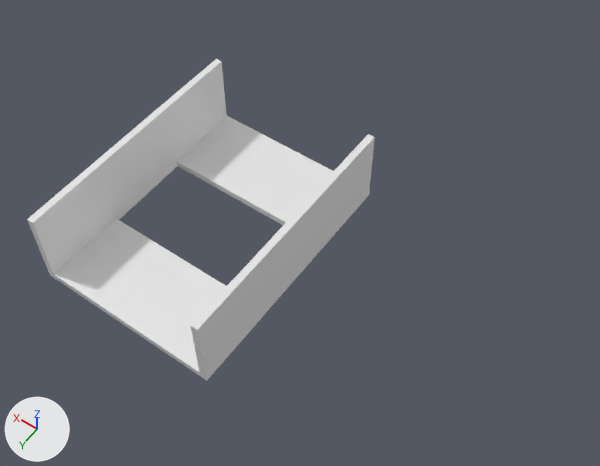
The Blender file Nozzle.blend: old version first, new version second.
One viewpoint serves both versions: a 50 mm lens placed at (-22.3, 27.8, 39.7), pointed at (-4.3, 2.6, 0.1). Arrows for +X, +Y and +Z are at lower left; the lights stay in place.
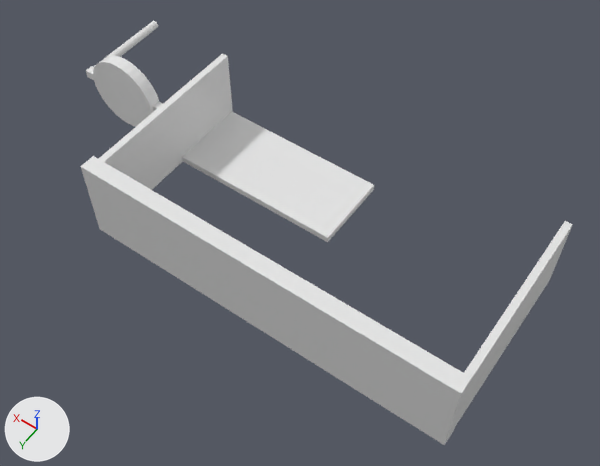
Commit message: updated nozzle

Where the newer file only moved an object's origin or applied its transform, the numbers keep the older frame.

Edits to the bpy script that builds the scene:
```text
Change me_cube_001:
    where me_cube_001.from_pydata(...)  # 8 vertices, 6 faces; spans x -1.0..1.0, y -1.0..1.0, z -1.0..1.0
    used by ob_cube_001; location = (0.0, 10.91, 0.0); scale = (5.94, 2.59, 0.22)
    me_cube_001 part 1
    me_cube_001.vertices[0].co: (1.0, 1.0, 1.0) -> (1.0, -0.61, 24.6)  # pixel (47, 270) -> pixel (80, 166)
    me_cube_001.vertices[1].co: (1.0, 1.0, -1.0) -> (1.0, -0.61, -0.95)  # pixel (49, 274) -> pixel (99, 229)
    me_cube_001.vertices[2].co: (1.0, -1.0, 1.0) -> (1.0, -1.0, 24.6)  # not seen -> pixel (93, 155)
    me_cube_001.vertices[3].co: (1.0, -1.0, -1.0) -> (1.0, -1.0, -0.95)
    me_cube_001.vertices[4].co: (-1.0, 1.0, 1.0) -> (-3.04, -0.61, 24.6)  # pixel (206, 376) -> pixel (461, 393)
    me_cube_001.vertices[5].co: (-1.0, 1.0, -1.0) -> (-3.04, -0.61, -0.95)  # pixel (206, 380) -> pixel (444, 445)
    me_cube_001.vertices[6].co: (-1.0, -1.0, 1.0) -> (-3.04, -1.0, 24.6)  # pixel (264, 309) -> pixel (471, 377)
    me_cube_001.vertices[7].co: (-1.0, -1.0, -1.0) -> (-3.04, -1.0, -0.95)  # pixel (265, 313) -> pixel (454, 430)
Change me_cube_002:
    where me_cube_002.from_pydata(...)  # 8 vertices, 6 faces; spans x -1.0..1.0, y -1.0..1.0, z -1.0..1.0
    used by ob_cube_002; location = (-5.72, 5.47, 2.37); rotation_euler = (1.571, 0.0, 1.571), in degrees (90, 0, 90); scale = (8.02, 2.59, 0.22)
    me_cube_002 part 2: the whole mesh is scaled about its middle by (0.779, 1, 1), then moved by (-0.3, 0.0, -54.82)
Change me_cube_003:
    where me_cube_003.from_pydata(...)  # 8 vertices, 6 faces; spans x -1.0..1.0, y -1.0..1.0, z -1.0..1.0
    used by ob_cube_003; location = (5.71, 5.47, 2.37); rotation_euler = (1.571, 0.0, 1.571), in degrees (90, 0, 90); scale = (8.02, 2.59, 0.22)
    me_cube_003 part 3: the whole mesh is scaled about its middle by (0.779, 1, 1), then moved by (-0.3, 0.0, 0.0)
Add me_cube_006:
    me_cube_006.from_pydata(...)  # a box spanning x -1.0..1.0, y -1.0..1.0, z -1.0..1.0
Add me_cylinder_001:
    me_cylinder_001.from_pydata(...)  # a 32-sided cylinder along z spanning x -1.0..1.0, y -1.0..1.0, z -1.0..1.0
Change ob_cube:
    ob_cube.location: (0.0, 0.0, 0.0) -> (0.0, -0.51, 0.0)
Add ob_cube_005:
    ob_cube_005 = bpy.data.objects.new('Cube.005', me_cube_006)
    ob_cube_005.location = (9.83, -0.57, 0.02)
    ob_cube_005.rotation_euler = (0.0, 3.142, 0.0)  # degrees (0, 180, 0)
    ob_cube_005.scale = (0.708, 0.3, 0.3)
Add ob_cylinder_001:
    ob_cylinder_001 = bpy.data.objects.new('Cylinder.001', me_cylinder_001)
    ob_cylinder_001.location = (16.15, -3.78, 0.0)
    ob_cylinder_001.rotation_euler = (1.571, 0.0, 0.0)  # degrees (90, 0, 0)
    ob_cylinder_001.scale = (0.3, 0.3, 3.5)
Add ob_cube_004:
    ob_cube_004 = bpy.data.objects.new('Cube.004', me_cube_006.copy())
    ob_cube_004.location = (15.7, -0.57, 0.0)
    ob_cube_004.scale = (0.708, 0.3, 0.3)
Add ob_cylinder:
    ob_cylinder = bpy.data.objects.new('Cylinder', me_cylinder_001.copy())
    ob_cylinder.location = (12.79, -0.5, 0.0)
    ob_cylinder.rotation_euler = (1.571, 0.0, 0.0)  # degrees (90, 0, 0)
    ob_cylinder.scale = (2.7, 2.7, 0.436)
```

Location of each change, [x1, y1, x2, y2] in pixels of the pictures (600 x 466 px):
'Cube.001', reshaped (80% wider, 78% taller): before [48, 218, 265, 380]; after [80, 156, 472, 445]
'Cube.002', mesh rescaled: before [190, 134, 375, 376]; after [456, 221, 573, 425]
'Cube.003', mesh rescaled: before [27, 59, 227, 274]; after [99, 53, 233, 190]
'Cube', moved: before [177, 116, 370, 247]; after [182, 112, 374, 242]
'Cylinder', added: after [93, 55, 159, 127]
'Cylinder.001', added: after [86, 21, 158, 74]
'Cube.004', added: after [86, 66, 94, 80]
'Cube.005', added: after [153, 101, 162, 111]
